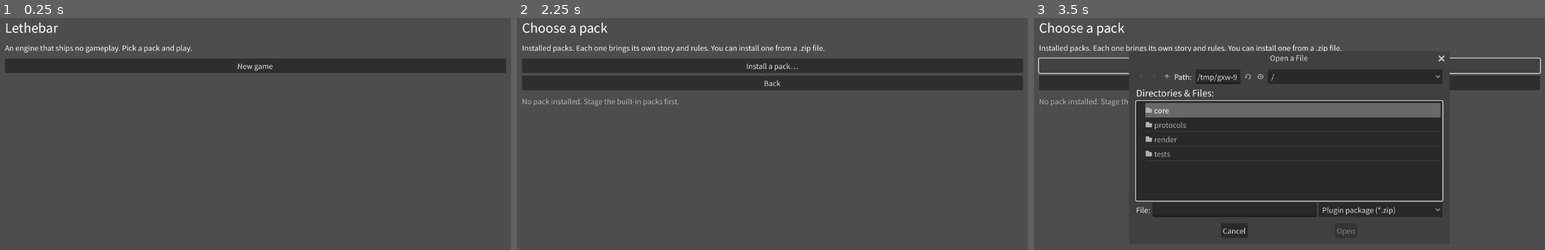
Above: before the commit, frames 1-3 (left to right).
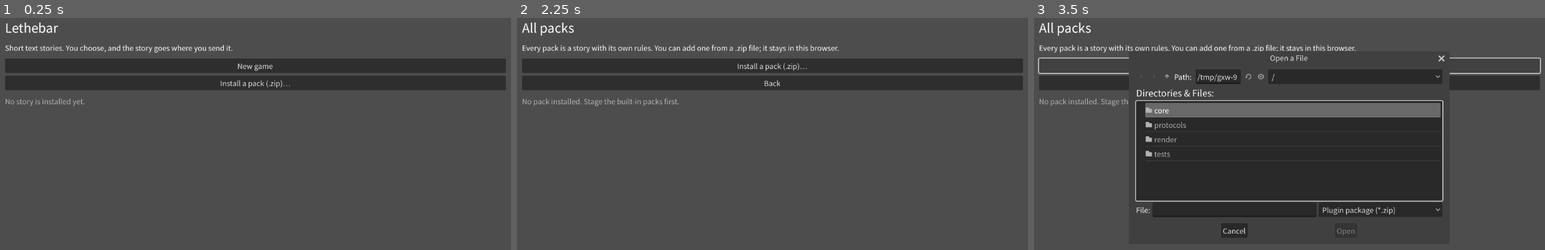
Above: after the commit, the same moments.

Repository: liberalluz/lethebar
Game: Godot game, scene res://render/main.tscn
Same seed, same stepped clock (60 frames per second), same inputs: the game is played once before the commit and once after it.
Inputs:
- Up to frame 1 (0.25 s): no input
- Up to frame 2 (2.25 s): click "New game" at 0.5 s; click "Back" at 1.25 s; click "New game" at 2 s
- Up to frame 3 (3.5 s): click "Install a pack…" (after the commit: "Install a pack (.zip)…") at 2.75 s

The runs differ from the first frame. In frame 1, 6.4% of the frame differs, in the area x 0-99%, y 11-39%; in frame 2, 1.3%; in frame 3, 1.2%.

Commit message:
fix(app): open on a one-line landing page with a continue entry
Why: five first-time players looked at the landing screen and asked what kind
of game this was, and one expected a turn-based strategy game because the pack
list showed `sanguo — turn_based@1, 0.1.0`. Listing the stories on the landing
screen answered the first question but made every visit start with a menu. The
screen now says in one line what the game is, `New game` leads to the stories,
and `Continue` - present only when a slot is saved - lists the saved runs and
reopens the one the player picked.

Batch: none - wording the QC pass of TC-UX-001 exposed, not a batch.

Diff:
--- a/app/render/shell.gd
+++ b/app/render/shell.gd
@@ -19,6 +19,7 @@
 const SCREEN_PLUGINS := "plugins"
 const SCREEN_SESSION := "session"
 const SCREEN_SAVES := "saves"
+const SCREEN_LOADS := "loads"
 const SCREEN_NOTICE := "notice"
 
 ## The window title carries the screen name. On the web build Godot maps it to
@@ -69,32 +70,82 @@
 # --- screens ----------------------------------------------------------------
 
 func show_landing() -> String:
-	## First run starts here. A returning player gets the same screen: the path
-	## to a game is one click either way (REQ-017).
+	## First run starts here, and so does every later one. One line says what
+	## this is — five first-time players asked exactly that while the screen
+	## only described the architecture — then either a new story or the run the
+	## player left. The list of stories lives one click away in "New game":
+	## putting it here made every visit start with a menu (REQ-017).
 	screen = SCREEN_LANDING
 	_heading.text = "Lethebar"
-	_sub.text = "An engine that ships no gameplay. Pick a pack and play."
+	_sub.text = "Short text stories. You choose, and the story goes where you send it."
+	_clear_options()
+	_status.text = ""
+	_options.add_child(_button("New game", open_plugins))
+	if not _saves_index().is_empty():
+		_options.add_child(_button("Continue", show_loads))
+	if builtin_ids.is_empty():
+		# Nothing to offer yet, so the screen has to contain the way out of that
+		# state rather than a dead end.
+		_status.text = "No story is installed yet."
+		_options.add_child(_button("Install a pack (.zip)…", request_install))
+	_announce()
+	return screen
+
+
+func show_loads() -> String:
+	## `Continue` has no pack in hand, so it lists the saves themselves: one row
+	## per non-empty slot, newest first, each opening that pack exactly where the
+	## player stopped. Asking "which pack?" first would make "continue" a
+	## three-click detour (A + names-only decision, 2026-11-02).
+	screen = SCREEN_LOADS
+	_heading.text = "Continue"
+	_sub.text = "Pick up where you left off."
 	_status.text = ""
 	_clear_options()
-	_options.add_child(_button("New game", open_plugins))
-	if session != null:
-		_options.add_child(_button("Continue", enter_session))
+	var rows := _saves_index()
+	for row in rows:
+		_options.add_child(
+			_button(_save_label(row), resume_slot.bind(String(row["plugin"]), int(row["slot"])))
+		)
+	if rows.is_empty():
+		_status.text = "Nothing is saved yet."
+	_options.add_child(_button("Back", show_landing))
 	_announce()
 	return screen
 
 
+func resume_slot(plugin_id: String, slot: int) -> Dictionary:
+	## A save names its own plugin, so this is the only entry point that does not
+	## start from a pack list. A slot that no longer makes sense in this build
+	## (unknown scene, schema drift) is refused with its code, not half-loaded.
+	var record: Dictionary = loader.registry.entry(plugin_id)
+	if record.is_empty():
+		open_notice("E-01", "pack %s is not installed" % plugin_id)
+		return current_view()
+	var result := saves.read(record, slot)
+	if not bool(result.get("ok", false)):
+		open_notice(String(result.get("code", "")), String(result.get("message", "")))
+		return current_view()
+	var restored := saves.resume(record, result["payload"])
+	if restored == null:
+		open_notice(
+			SaveStore.CODE_NODE, "slot %d points at a scene this pack no longer has" % slot
+		)
+		return current_view()
+	entry = record
+	session = restored
+	return enter_session()
+
+
 func open_plugins() -> String:
 	screen = SCREEN_PLUGINS
-	_heading.text = "Choose a pack"
-	_sub.text = "Installed packs. Each one brings its own story and rules. You can install one from a .zip file."
+	_heading.text = "All packs"
+	_sub.text = "Every pack is a story with its own rules. You can add one from a .zip file; it stays in this browser."
 	_status.text = "" if not builtin_ids.is_empty() else "No pack installed. Stage the built-in packs first."
 	_clear_options()
 	for plugin_id in builtin_ids:
-		var record: Dictionary = loader.registry.entry(plugin_id)
-		var manifest: Dictionary = record.get("manifest", {})
-		var label := "%s — %s, %s" % [plugin_id, String(manifest.get("protocol", "")), String(manifest.get("version", ""))]
-		_options.add_child(_button(label, start_plugin.bind(plugin_id)))
-	_options.add_child(_button("Install a pack…", request_install))
+		_options.add_child(_button(_pack_title(plugin_id), start_plugin.bind(plugin_id)))
+	_options.add_child(_button("Install a pack (.zip)…", request_install))
 	_options.add_child(_button("Back", show_landing))
 	_announce()
 	return screen
@@ -151,14 +202,14 @@
 		return show_landing()
 	screen = SCREEN_SAVES
 	_heading.text = "Save slots"
-	_sub.text = "Three slots for this pack. Loading a slot replaces the current run."
+	_sub.text = "Saving keeps your place in this story. Loading a slot goes back to that moment."
 	_status.text = ""
 	_clear_options()
 	var rows: Array = saves.slots(entry)
 	for index in SLOT_COUNT:
 		var slot := index + 1
 		var row: Dictionary = rows[index] if index < rows.size() else {}
-		var description := "Slot %d — empty" % slot
+		var description := "Slot %d — nothing saved yet" % slot
 		if not bool(row.get("empty", true)):
 			# Saves written before the preview cap still hold their long text, so
 			# the clip happens on the way out as well as on the way in.
@@ -338,6 +389,8 @@
 		var state := {
 			"screen": screen,
 			"packs": builtin_ids.duplicate(),
+			"stories": _story_list(),
+			"saves": _saves_index(),
 			"slots": slot_previews(),
 		}
 		JavaScriptBridge.eval("window.lethebarState = %s;" % JSON.stringify(state), true)
@@ -521,6 +574,61 @@
 	return found
 
 
+func _pack_title(plugin_id: String) -> String:
+	## The player sees the pack's own name, never the protocol it happens to
+	## speak: `sanguo — turn_based@1, 0.1.0` looked like a turn-based strategy
+	## game and made a first-time player expect internal affairs and troop
+	## recruitment (TC-UX-001 finding). Protocol and version stay in the
+	## manifest, the log and the error codes, where a developer looks for them.
+	var record: Dictionary = loader.registry.entry(plugin_id)
+	var manifest: Dictionary = record.get("manifest", {})
+	var title := String(manifest.get("name", ""))
+	return title if not title.is_empty() else plugin_id
+
+
+func _story_list() -> Array:
+	## Published through `lethebarState` so a browser driver can click a story by
+	## the name a player reads instead of guessing at button order.
+	var stories: Array = []
+	for plugin_id in builtin_ids:
+		stories.append({"id": plugin_id, "title": _pack_title(plugin_id)})
+	return stories
+
+
+func _saves_index() -> Array:
+	## Every non-empty slot in this browser, newest first. `Continue` needs the
+	## saves themselves rather than a pack, because the player remembers the run
+	## and not which pack it came from.
+	var rows: Array = []
+	for plugin_id in builtin_ids:
+		var record: Dictionary = loader.registry.entry(plugin_id)
+		for row in saves.slots(record):
+			if bool(row.get("empty", true)):
+				continue
+			rows.append({
+				"plugin": plugin_id,
+				"title": _pack_title(plugin_id),
+				"slot": int(row.get("slot", 0)),
+				"preview": String(row.get("preview", "")),
+				"savedAt": String(row.get("savedAt", "")),
+			})
+	rows.sort_custom(func(left, right): return String(left["savedAt"]) > String(right["savedAt"]))
+	return rows
+
+
+func _save_label(row: Dictionary) -> String:
+	## `三国 · Slot 1 — 初平元年春，关东诸侯会于酸枣… · 12:46`
+	var label := "%s · Slot %d" % [String(row.get("title", "")), int(row.get("slot", 0))]
+	var preview := _clip(String(row.get("preview", "")), PREVIEW_CHARS)
+	if preview != "":
+		label += " — " + preview
+	var when := String(row.get("savedAt", ""))
+	# `2026-11-02T12:46:58` — the time of day is what tells two saves apart.
+	if when.length() >= 16:
+		label += " · " + when.substr(11, 5)
+	return label
+
+
 func _clear_options() -> void:
 	for child in _options.get_children():
 		_options.remove_child(child)
--- a/app/tests/run_tests.gd
+++ b/app/tests/run_tests.gd
@@ -39,6 +39,7 @@
 	_case_off_003()
 	_case_no_clock()
 	_case_ux_001()
+	_case_landing_without_saves()
 	_case_shell_refusal()
 	_case_import_control()
 	_case_font_coverage()
@@ -811,9 +812,16 @@
 	var shell := _shell()
 	_check("TC-UX-001: the app opens on the landing screen", shell.screen_name() == "landing")
 	_check("TC-UX-001: the landing screen names the product", shell.visible_text().contains("Lethebar"))
-	_check("TC-UX-001: the way in is a labelled button", shell.visible_text().contains("New game"))
+	# The way in is `New game`, and the stories it leads to are named the way a
+	# player reads them: five first-time players asked what game this was while
+	# the pack list showed `sanguo — turn_based@1, 0.1.0`.
 	shell.open_plugins()
-	_check("TC-UX-001: the plugin list opens", shell.screen_name() == "plugins")
+	_check("TC-UX-001: new game lists a story by name", shell.visible_text().contains("三国"), shell.visible_text())
+	_check(
+		"TC-UX-001: the pack list hides the protocol name",
+		not shell.visible_text().contains("turn_based"),
+		shell.visible_text(),
+	)
 	_check("TC-UX-001: the shipped pack is listed", shell.builtin_ids.has("sanguo"), str(shell.builtin_ids))
 	var view := shell.start_plugin("sanguo")
 	_check("TC-UX-001: picking a pack starts a session", shell.screen_name() == "session")
@@ -836,6 +844,57 @@
 		"%s vs %s" % [String(shell.current_view().get("node", "")), saved_node],
 	)
 	_check("TC-UX-001: the restored scene is a session screen", shell.screen_name() == "session")
+	# The landing screen is a way in, not a menu: one line says what this is and
+	# `New game` leads to the stories. `Continue` appears once something is saved,
+	# and it goes to the saves themselves rather than asking which pack.
+	shell.show_landing()
+	_check(
+		"TC-UX-001: the landing screen says what this is",
+		shell.visible_text().contains("Short text stories"),
+		shell.visible_text(),
+	)
+	_check(
+		"TC-UX-001: the landing screen offers a new game",
+		shell.visible_text().contains("New game"),
+		shell.visible_text(),
+	)
+	_check(
+		"TC-UX-001: the landing screen offers continue when a slot is saved",
+		shell.visible_text().contains("Continue"),
+		shell.visible_text(),
+	)
+	var loads := shell.show_loads()
+	_check("TC-UX-001: continue opens the saves", shell.screen_name() == "loads")
+	_check(
+		"TC-UX-001: a saved slot is named by its story",
+		shell.visible_text().contains("三国"),
+		shell.visible_text(),
+	)
+	var resumed := shell.resume_slot("sanguo", 1)
+	_check(
+		"TC-UX-001: continue resumes at the saved scene",
+		String(resumed.get("node", "")) == saved_node,
+		"%s vs %s" % [String(resumed.get("node", "")), saved_node],
+	)
+	_check("TC-UX-001: continue lands on a session screen", shell.screen_name() == "session")
+
+
+func _case_landing_without_saves() -> void:
+	# The other half of the `Continue` rule: a first visit must not show a button
+	# that leads nowhere.
+	_section("TC-UX-001 the landing screen hides continue when nothing is saved")
+	var shell := _shell()
+	shell.show_landing()
+	_check(
+		"TC-UX-001: a fresh browser has no continue button",
+		not shell.visible_text().contains("Continue"),
+		shell.visible_text(),
+	)
+	_check(
+		"TC-UX-001: a fresh browser still offers a new game",
+		shell.visible_text().contains("New game"),
+		shell.visible_text(),
+	)
 
 
 func _case_shell_refusal() -> void:
Not shown, added: changelog.d/landing-copy.md
